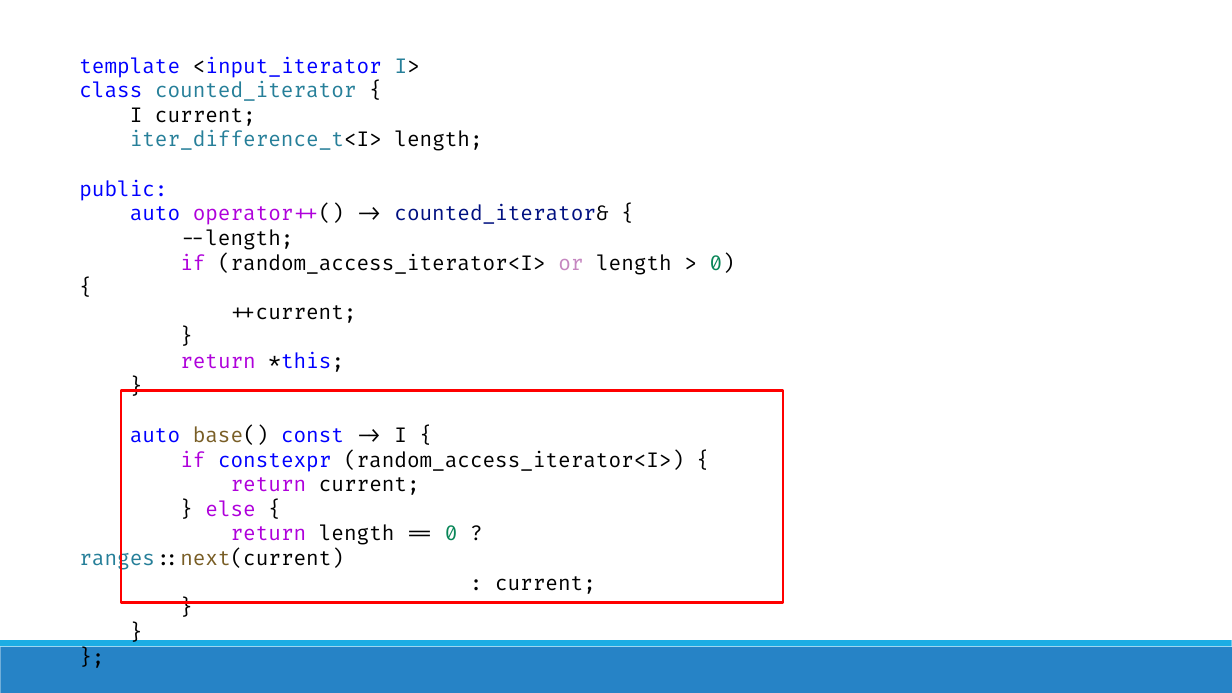
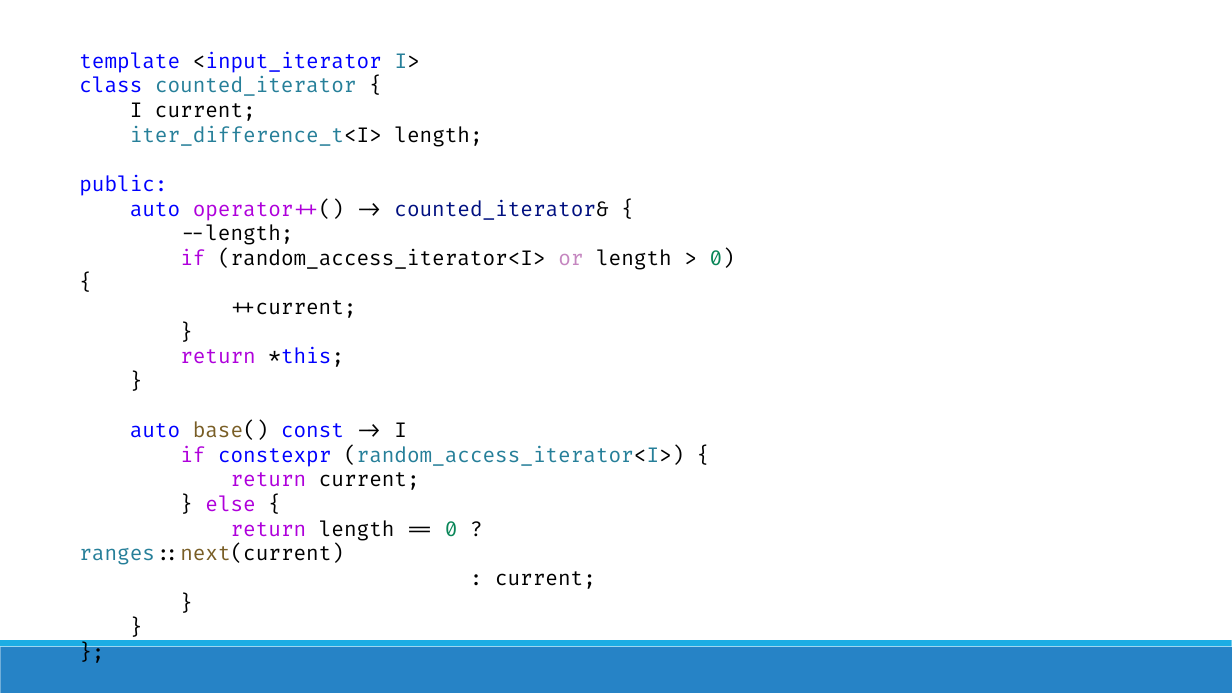
Before and after one commit to brevzin/cpp_proposals, a slide deck: slide 107 of talks/202305_cppnow/take(5).pptx (slide 103 before the commit). Drawn at 1232x693 pixels with LibreOffice and Linux fonts; fonts in the diff are those of the drawing. Boxes give left, top, right and bottom in pixels: in the first picture for what was removed or moved away, otherwise in the second. Text is boxed around its words. In the diff, an @@ line names an element or a change of style, - is before the commit and + after.

```diff
--- a/talks/202305_cppnow/take(5).pptx
+++ b/talks/202305_cppnow/take(5).pptx
@@ rectangle removed at [121,390,784,602] @@
@@ text at [130,421,407,440]: text changed @@
-auto base() const -> I {
+auto base() const -> I
@@ text at [180,445,684,467]: text colour #000000 to #267F99 in "(random_access_iterator<I>)" @@
```
Also in this commit, not shown: 17 other slides changed, 53 slides added, 1 slide removed.
